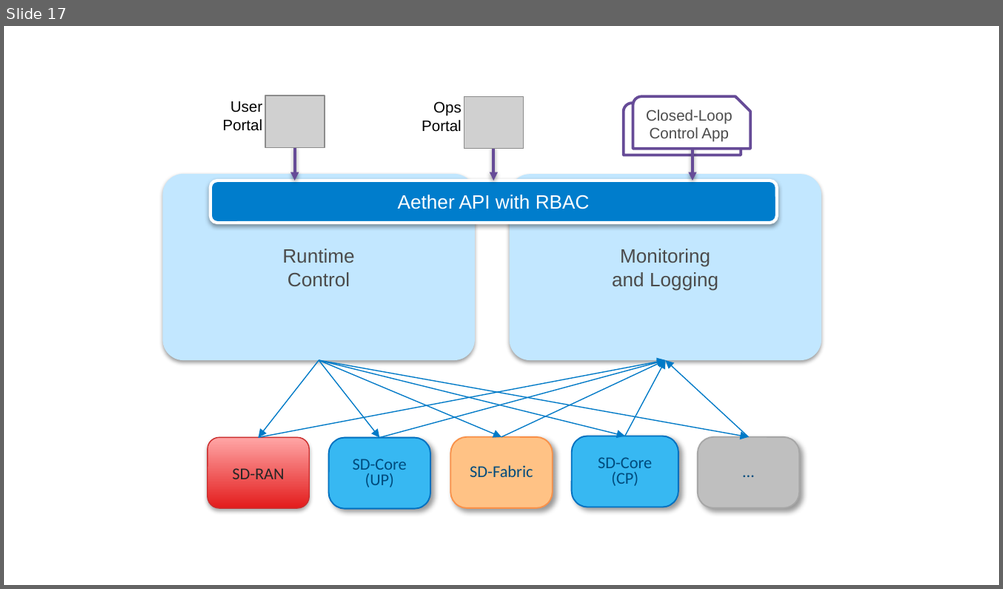
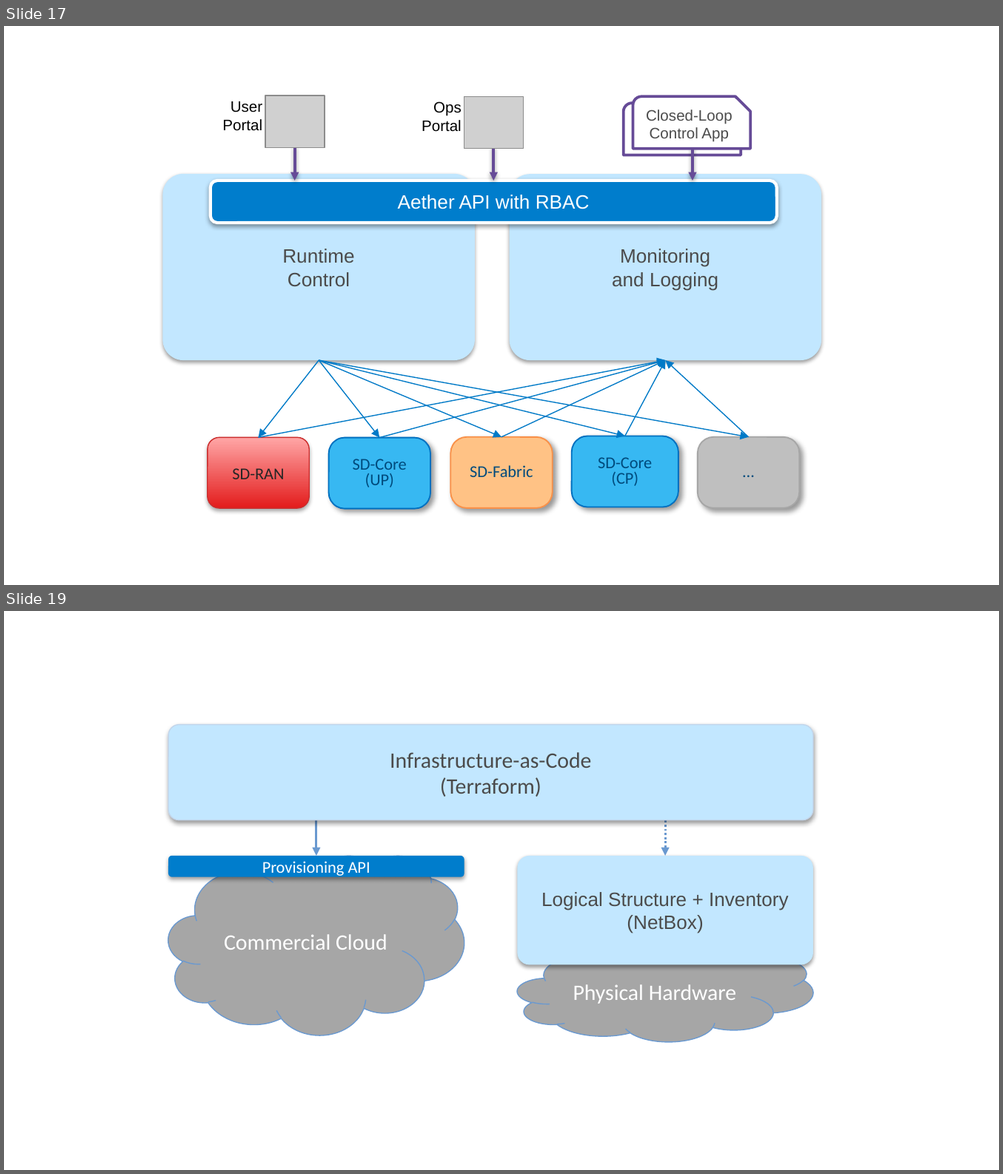
Before and after one commit to SystemsApproach/ops, a slide deck: figures.pptx. Shown one above the other, each under a label of ours: slide 17 before the commit, slides 17 and 19 after it; the slides between them are not shown. The pictures are 1003x589 and 1003x1174 pixels, drawn with LibreOffice and Linux fonts; fonts in the diff are those of the drawing; grey boxes stand for pictures. Boxes give left, top, right and bottom in pixels: in the first picture for what was removed or moved away, otherwise in the second. Text is boxed around its words. In the diff, an @@ line names an element or a change of style, - is before the commit and + after.

```diff
--- a/figures.pptx
+++ b/figures.pptx
@@ slide 19 added at [4,611,999,1170], background #FFFFFF @@
@@ rounded rectangle added at [168,724,813,820], fill #C2E7FF, outline #C2D6EC 0.75 pt, 16 pt, text #4B4B4B @@
+Infrastructure-as-Code
+(Terraform)
@@ arrow added from (316, 741) to (316, 856), #6A99D0 1.5 pt @@
@@ arrow added from (666, 741) to (666, 856), #6A99D0 1.5 pt dashed @@
@@ cloud added at [168,856,464,1036], fill #A6A6A6, outline #6A99D0 0.75 pt, 16 pt, text #FFFFFF @@
+Commercial Cloud
@@ rounded rectangle added at [168,856,464,877], fill #007DCC, 12 pt, text #FFFFFF @@
+Provisioning API
@@ rounded rectangle added at [518,856,813,965], fill #C2E7FF, 14 pt, text #4B4B4B @@
+Logical Structure + Inventory
+(NetBox)
@@ cloud added at [518,946,813,1042], fill #A6A6A6, outline #6A99D0 0.75 pt, 16 pt, text #FFFFFF @@
+Physical Hardware
```
Also in this commit, not shown: 2 other files.
